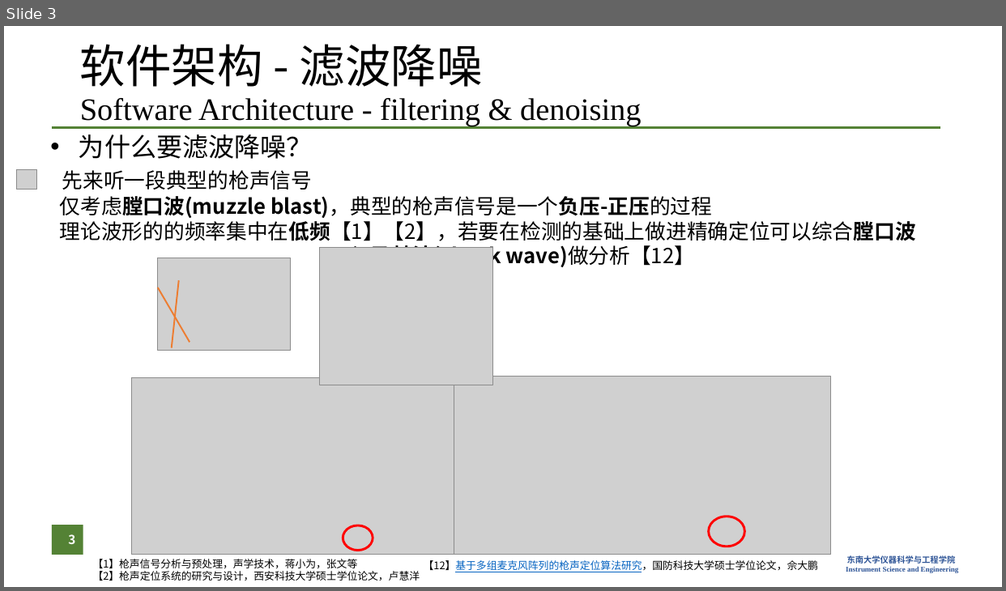
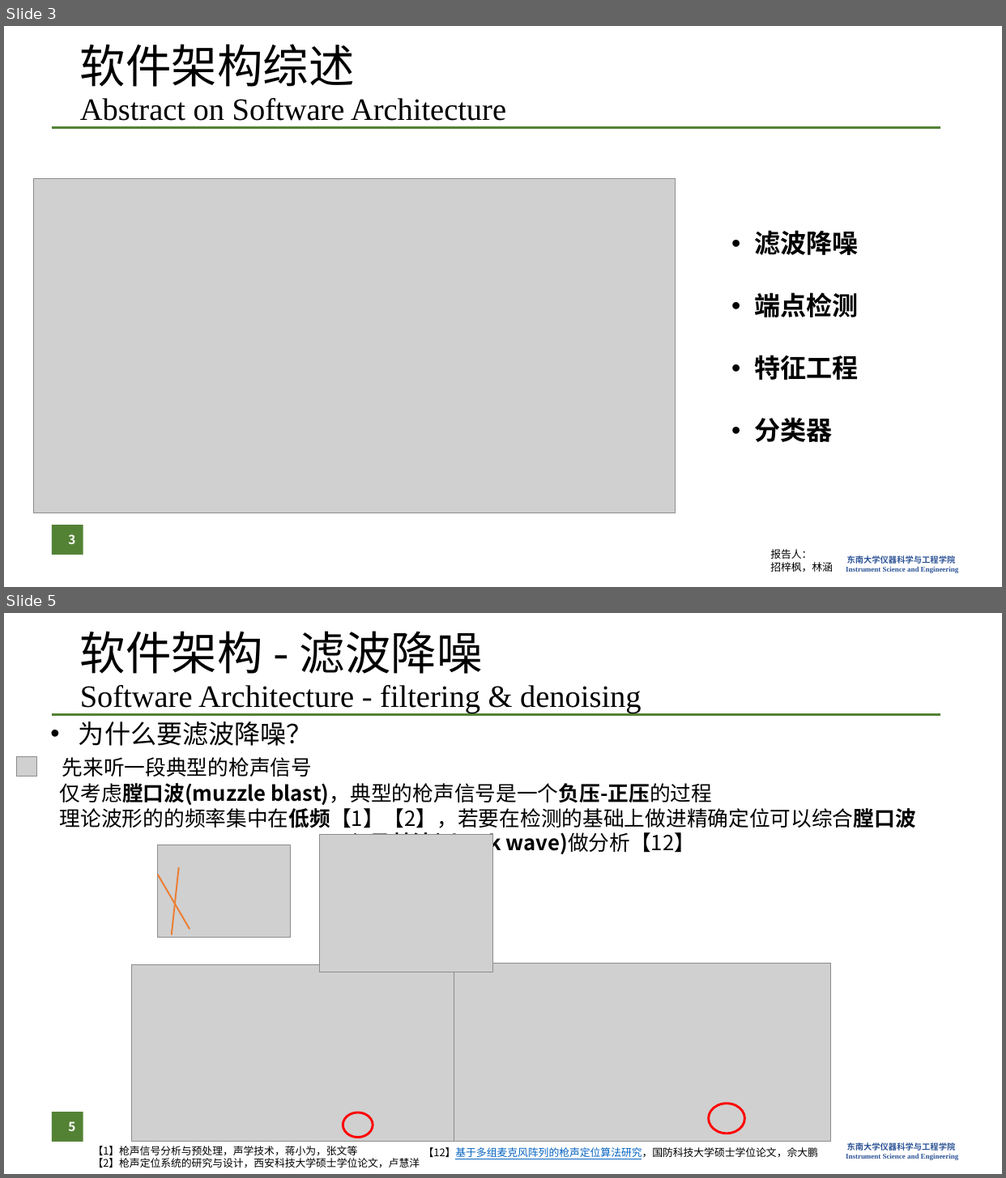
Before and after one commit to zzFon/Gun-Shot-Detection-and-Positioning_Matlab, a slide deck: Presentation.pptx. Shown one above the other, each under a label of ours: slide 3 before the commit, slides 3 and 5 after it; the slides between them are not shown. The pictures are 1006x591 and 1006x1178 pixels, drawn with LibreOffice and Linux fonts; fonts in the diff are those of the drawing; grey boxes stand for pictures; background and template pictures are left out. Boxes give left, top, right and bottom in pixels: in the first picture for what was removed or moved away, otherwise in the second. Text is boxed around its words. In the diff, an @@ line names an element or a change of style, - is before the commit and + after.

```diff
--- a/Presentation.pptx
+++ b/Presentation.pptx
@@ slide 3 added at [4,26,1002,587], background #FFFFFF; not listed: 2 template elements that a slide beside it also shows @@
@@ title added at [80,44,506,121], 30 pt, text #000000 @@
+软件架构综述
+Abstract on Software Architecture
@@ picture added at [34,179,675,514] @@
@@ text added at [755,230,859,442], 25 pt, text #000000, bold @@
+• 滤波降噪
+• 端点检测
+• 特征工程
+• 分类器
@@ page number added at [52,525,83,555], fill #548235, 12 pt, text #FFFFFF, bold @@
+3
@@ text added at [770,549,833,572], 10 pt, text #000000 @@
+报告人：
+招梓枫，林涵
@@ what was slide 3 is now slide 5 @@
@@ page number at [68,1122,75,1131]: text changed @@
-3
+5
```
Also in this commit, not shown: 2 slides changed, 3 other slides added, 2 slides removed, 14 other files.
